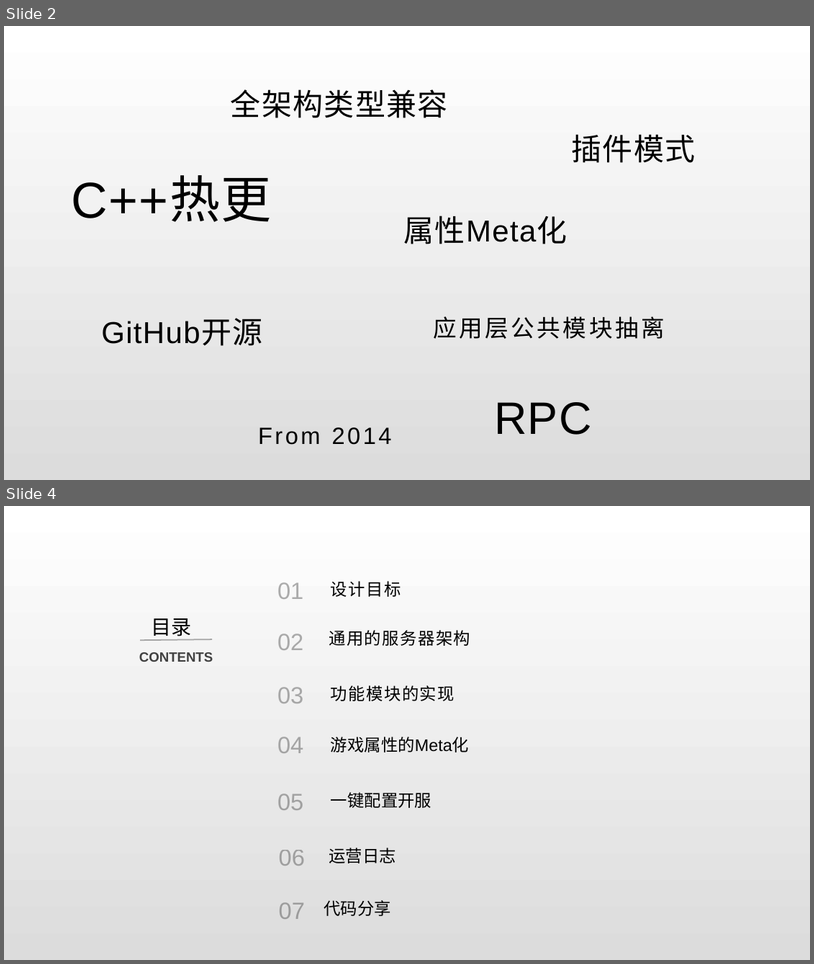
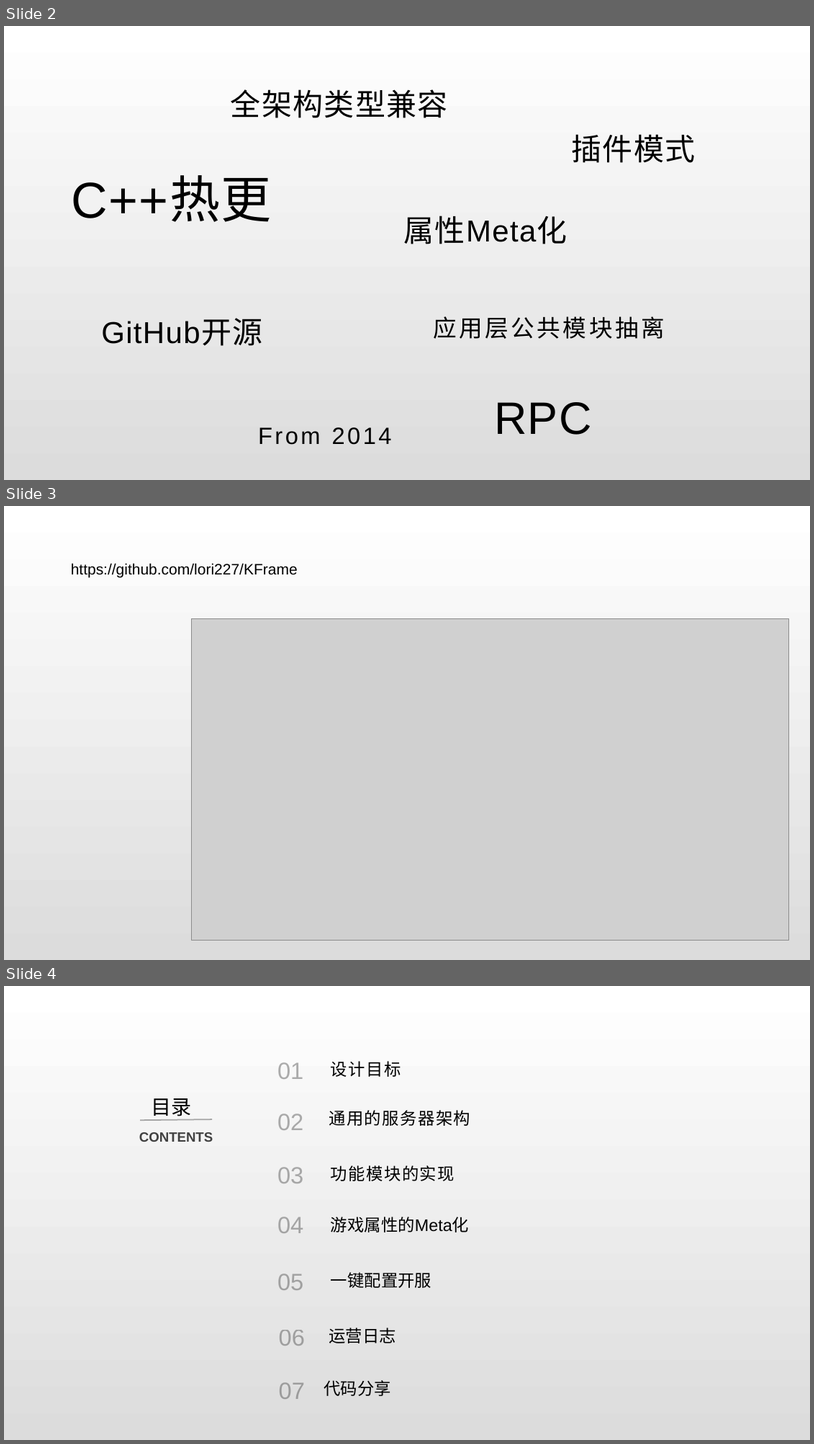
Before and after one commit to lori227/KFrame, a slide deck: _doc/KFrame.pptx. Shown one above the other, each under a label of ours: slides 2 and 4 before the commit, slides 2, 3 and 4 after it; the slides between them are not shown. The pictures are 814x964 and 814x1444 pixels, drawn with LibreOffice and Linux fonts; fonts in the diff are those of the drawing; grey boxes stand for pictures. Boxes give left, top, right and bottom in pixels: in the first picture for what was removed or moved away, otherwise in the second. Text is boxed around its words. In the diff, an @@ line names an element or a change of style, - is before the commit and + after.

```diff
--- a/_doc/KFrame.pptx
+++ b/_doc/KFrame.pptx
@@ slide 3 added at bbox=[4, 506, 810, 960], background gradient #FFFFFF to #DCDCDC @@
@@ text added at bbox=[71, 563, 298, 577], 18 pt, text #000000 @@
+https://github.com/lori227/KFrame
@@ picture added at bbox=[191, 618, 790, 940] @@
```
Also in this commit, not shown: 5 slides changed, 3 other slides added, 2 slides removed, 1 other file.
